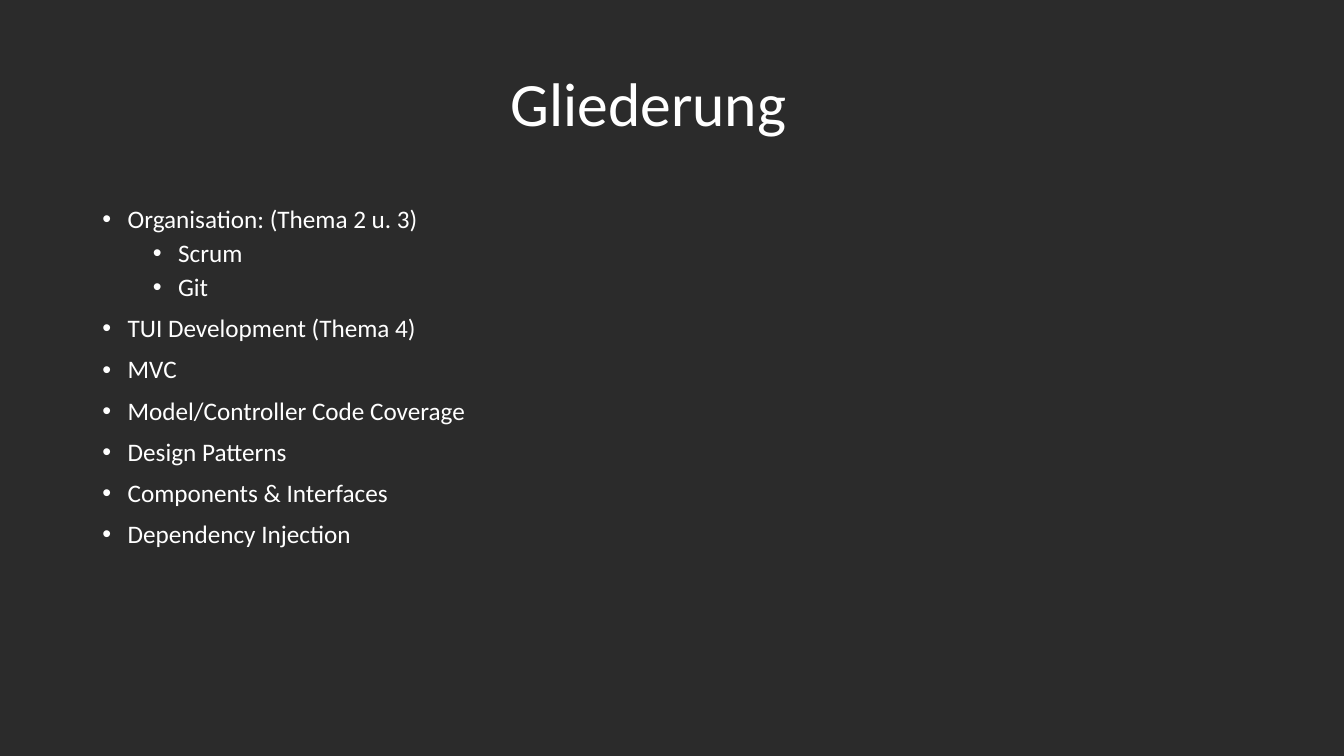
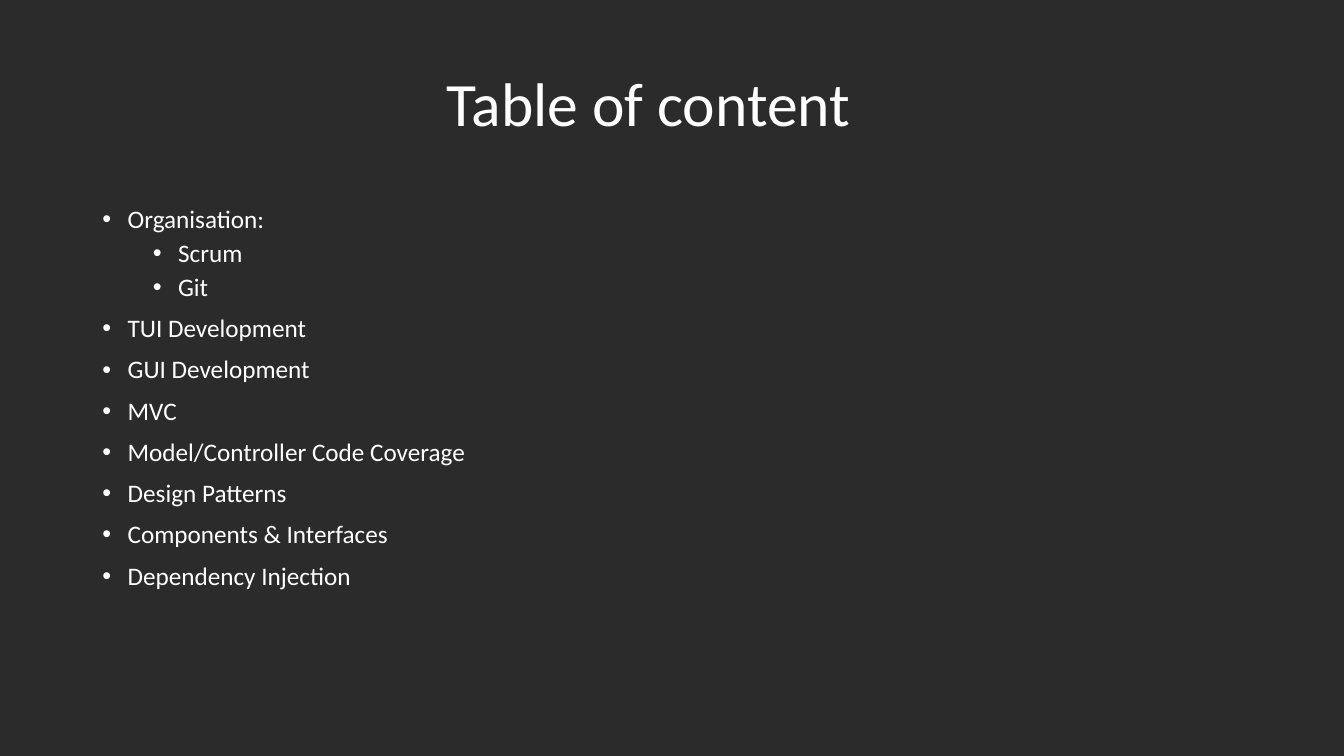
Before and after one commit to segidev/htwg.se.awol, a slide deck: slide 2 of Projektpräsentation SE.pptx. Drawn at 1344x756 pixels with LibreOffice and Linux fonts; fonts in the diff are those of the drawing; background and template pictures are left out; a plain dark background stands for a picture behind light text. Boxes give left, top, right and bottom in pixels: in the first picture for what was removed or moved away, otherwise in the second. Text is boxed around its words. In the diff, an @@ line names an element or a change of style, - is before the commit and + after.

Commit message:
presentation finished

```diff
--- a/Projektpräsentation SE.pptx
+++ b/Projektpräsentation SE.pptx
@@ title at bbox=[447, 83, 850, 127]: text changed @@
-Gliederung
+Table of content
@@ text at bbox=[128, 210, 264, 233]: text changed @@
-• Organisation: (Thema 2 u. 3)
+• Organisation:
@@ text at bbox=[128, 319, 310, 382]: text changed @@
-• TUI Development (Thema 4)
+• TUI Development
+• GUI Development
```
Also in this commit, not shown: 9 other slides changed, 3 slides added, 3 slides removed.
